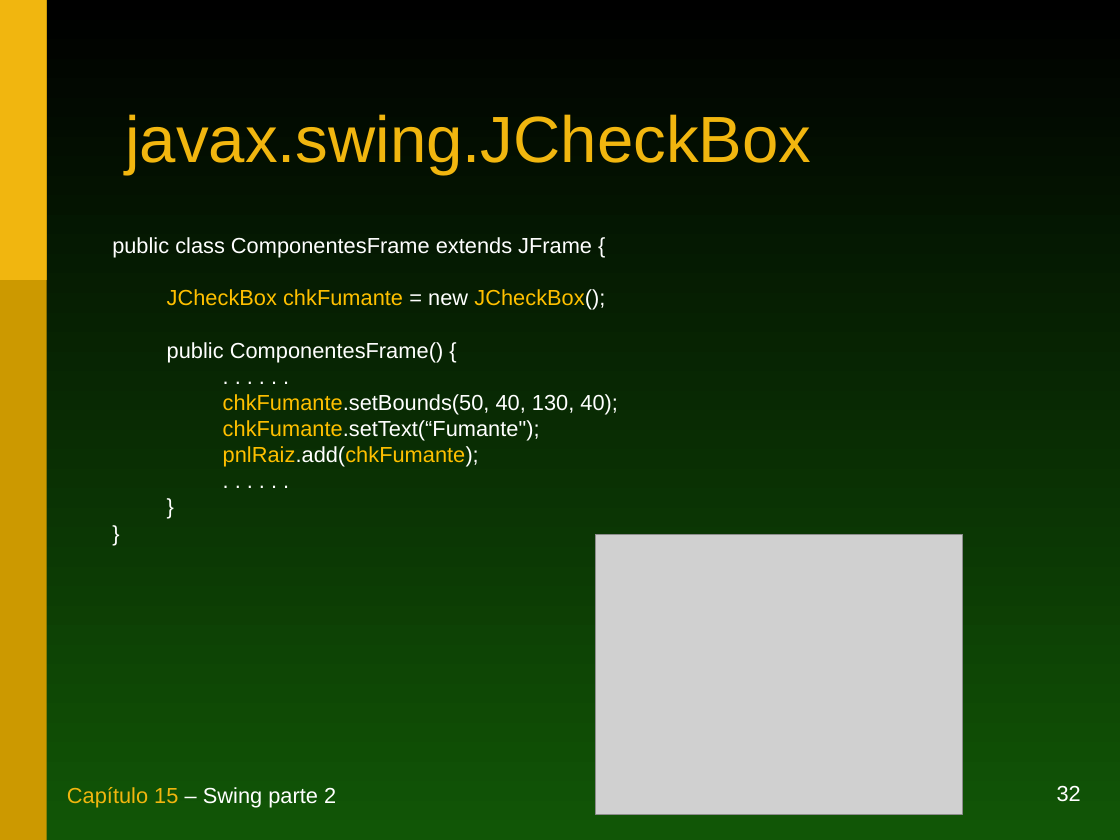
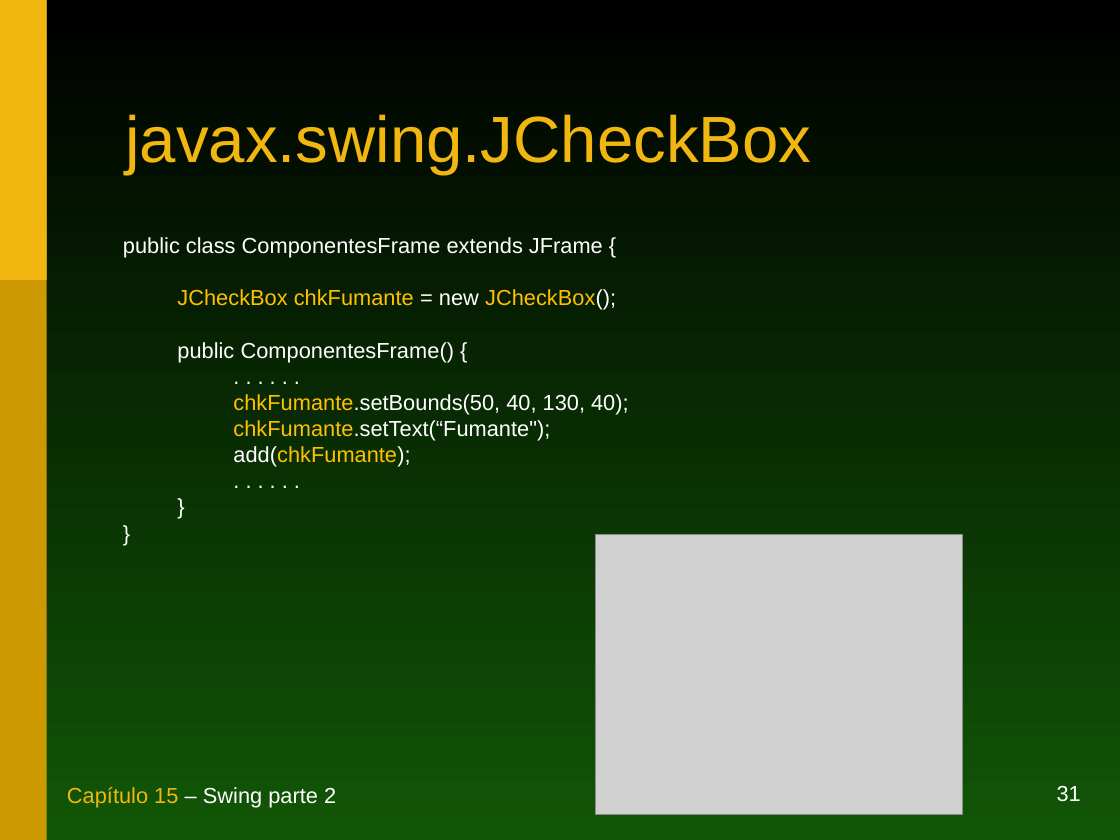
Before and after one commit to duchesqui/slzvieira-training, a slide deck: slide 31 of 1-Java-Programmer-Modulo-I/16.Capitulo15.ppt (slide 32 before the commit). Drawn at 1120x840 pixels with LibreOffice and Linux fonts; fonts in the diff are those of the drawing; grey boxes stand for pictures. Boxes give left, top, right and bottom in pixels: in the first picture for what was removed or moved away, otherwise in the second. Text is boxed around its words. In the diff, an @@ line names an element or a change of style, - is before the commit and + after.

```diff
--- a/1-Java-Programmer-Modulo-I/16.Capitulo15.ppt
+++ b/1-Java-Programmer-Modulo-I/16.Capitulo15.ppt
@@ text "public class ComponentesFrame extends JFrame ...": place and size @@
-text "public class ComponentesFrame extends JFrame ..." at [112,237,618,467]
+text "public class ComponentesFrame extends JFrame ..." at [123,237,629,467]
@@ text at [233,446,410,467]: text changed @@
-pnlRaiz.add(chkFumante);
+add(chkFumante);
@@ page number at [1057,785,1081,802]: text changed @@
-32
+31
```
Also in this commit, not shown: 13 other slides changed, 3 slides added, 4 slides removed, 3 other files.
